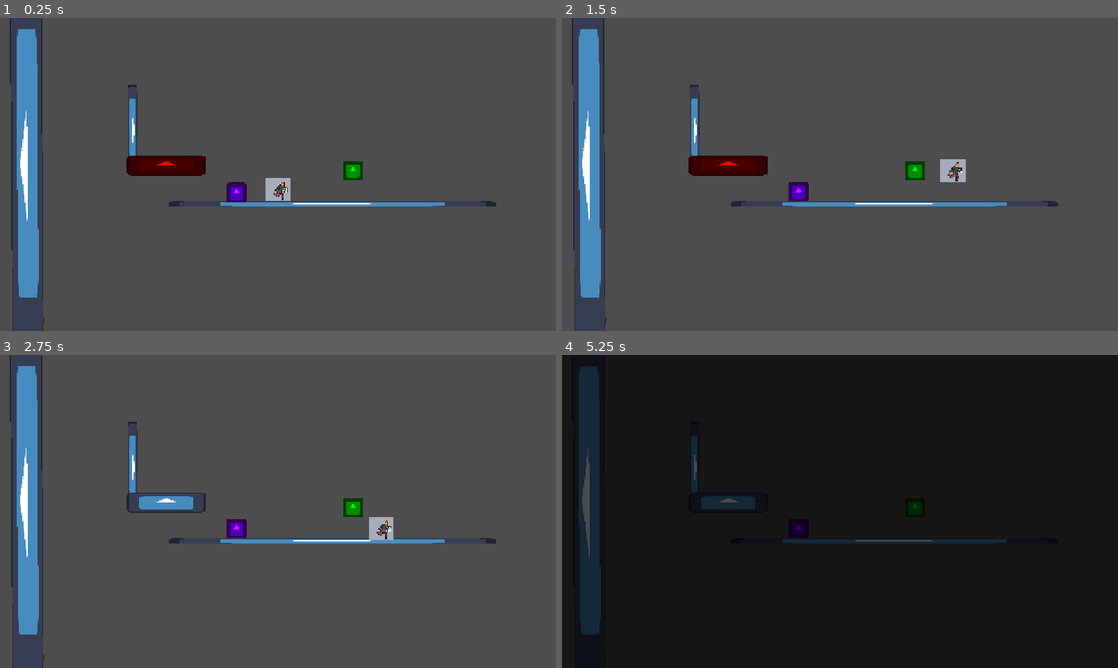
Above: before the commit, frames 1-4 (two rows, left to right).
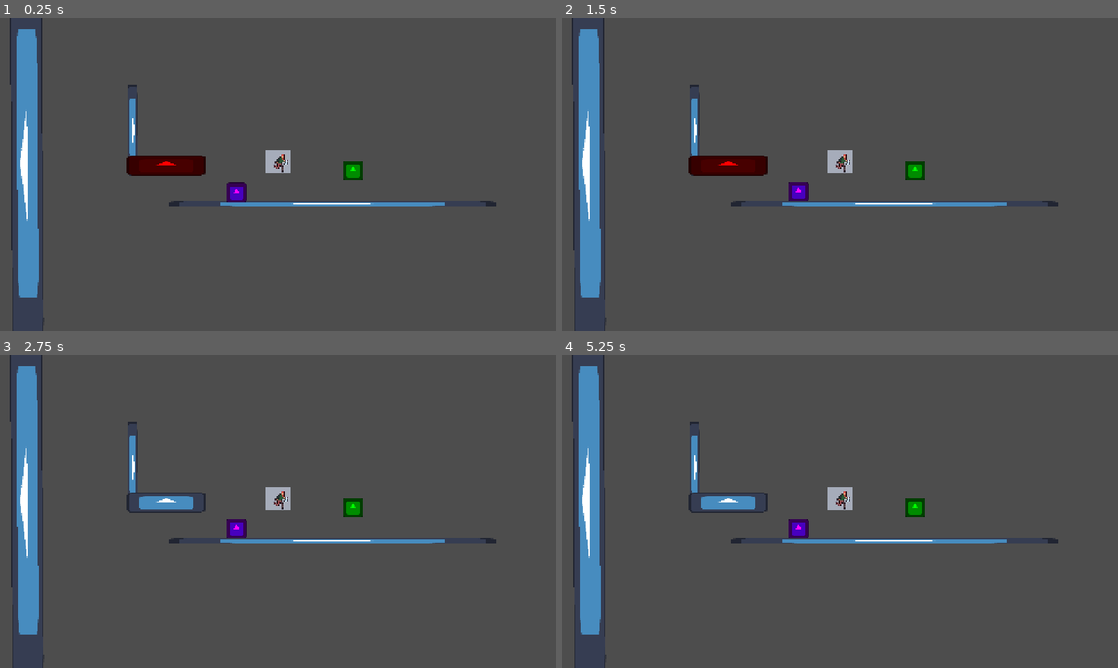
Above: after the commit, the same moments.

Repository: nandedeska/ggj-2026
Game: Godot game, scene res://scenes/game.tscn
Same seed, same stepped clock (60 frames per second), same inputs: the game is played once before the commit and once after it. The engine's default icon, where the game draws it, is replaced by a stand-in: a white triangle on a blue panel in a dark square.
Inputs:
- Up to frame 1 (0.25 s): no input
- Up to frame 2 (1.5 s): tap Enter at 0.5 s; hold F (mask) 0.53-1.28 s; hold D (move_right) from 0.53 s (still down); tap W (jump) at 0.77 s; tap F (mask) at 1.35 s
- Up to frame 3 (2.75 s): tap W (jump) at 1.52 s; release D (move_right) at 2.03 s; hold A (move_left) from 2.03 s (still down); hold F (mask) from 2.03 s (still down)
- Up to frame 4 (5.25 s): release A (move_left) at 2.78 s; release F (mask) at 2.78 s; hold D (move_right) 2.78-4.28 s; tap F (mask) at 2.85, 4.35 s; tap W (jump) at 3.02, 3.77, 4.52 s; hold F (mask) 3.53-4.28 s; hold A (move_left) 4.28-5.03 s; hold D (move_right) from 5.03 s (still down); hold F (mask) from 5.03 s (still down)

The runs differ from the first frame. In frame 1, 0.6% of the frame differs, in the area x 47-53%, y 42-59%; in frame 2, 0.7%; in frame 3, 0.6%; in frame 4, 100%, in the area x 0-100%, y 0-100%.
Error after the commit: Parse Error: Identifier "Global" not declared in the current scope. (res://scripts/player.gd:31)

Commit message:
Add mask toggle to player

Diff:
--- a/scripts/player.gd
+++ b/scripts/player.gd
@@ -1,4 +1,6 @@
 extends CharacterBody2D
+
+signal on_mask_wear(is_wearing_mask: bool)
 
 const SPEED = 125
 const JUMP_VELOCITY = -300
@@ -22,6 +24,16 @@
 
 @onready var animation: AnimatedSprite2D = $Animation
 
+var is_wearing_mask := false
+
+
+func _ready() -> void:
+	Global.player = self
+
+func _input(event) -> void:
+	if event.is_action_pressed("mask"):
+		is_wearing_mask = !is_wearing_mask
+		on_mask_wear.emit(is_wearing_mask)
 
 func _physics_process(delta: float) -> void:
 	var x_input: float = Input.get_action_strength("move_right") - Input.get_action_strength("move_left")
